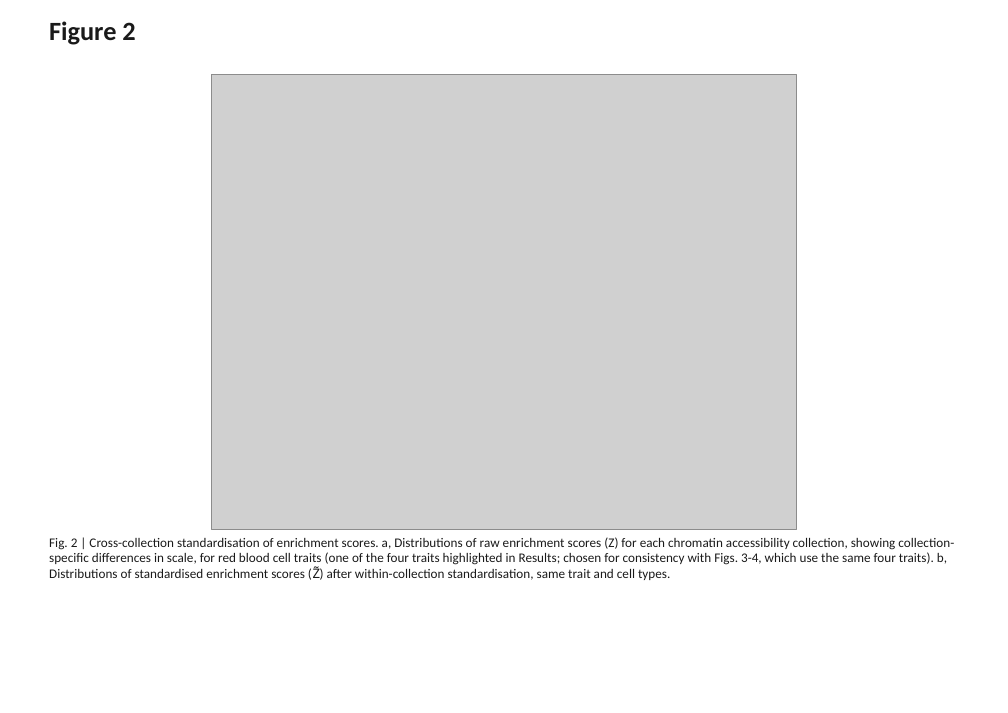
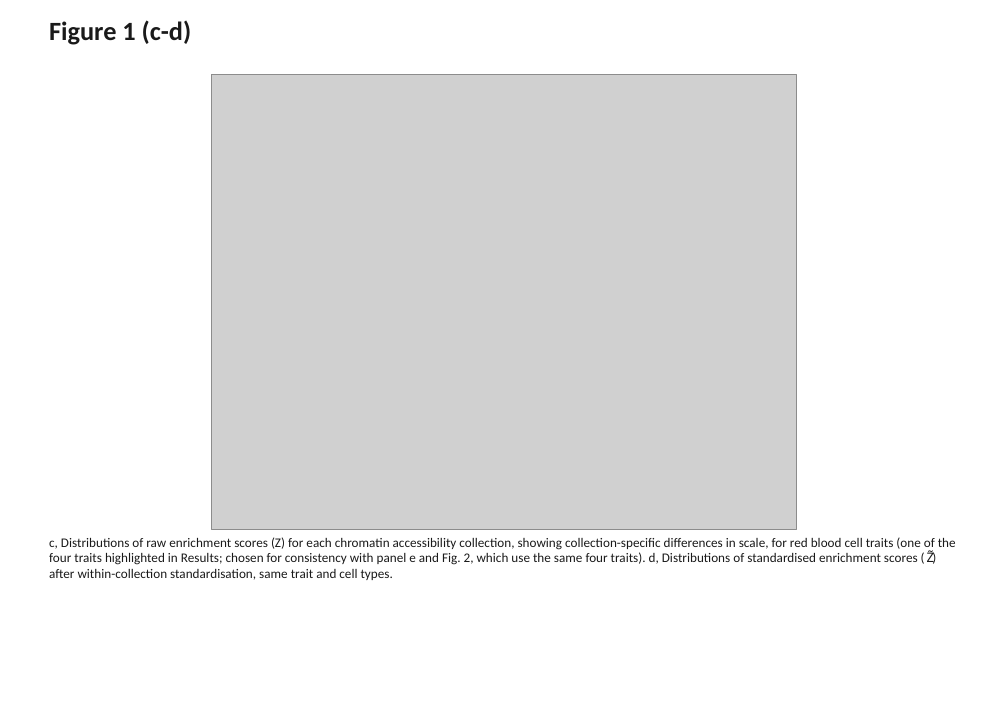
Before and after one commit to Genome-Function-Initiative-Oxford/CREST-GV, a slide deck: slide 2 of paper_analysis/figures/CREST-GV_main_figures.pptx. Drawn at 1008x713 pixels with LibreOffice and Linux fonts; fonts in the diff are those of the drawing; grey boxes stand for pictures. Boxes give left, top, right and bottom in pixels: in the first picture for what was removed or moved away, otherwise in the second. Text is boxed around its words. In the diff, an @@ line names an element or a change of style, - is before the commit and + after.

```diff
--- a/paper_analysis/figures/CREST-GV_main_figures.pptx
+++ b/paper_analysis/figures/CREST-GV_main_figures.pptx
@@ text at (49, 20, 192, 45): text changed @@
-Figure 2
+Figure 1 (c-d)
@@ text at (49, 537, 956, 580): text changed @@
-Fig. 2 | Cross-collection standardisation of enrichment scores. a, Distributions of raw enrichment scores (Z) for each chromatin accessibility collection, showing collection-specific differences in scale, for red blood cell traits (one of the four traits highlighted in Results; chosen for consistency with Figs. 3-4, which use the same four traits). b, Distributions of standardised enrichment scores (Z̃) after within-collection standardisation, same trait and cell types.
+c, Distributions of raw enrichment scores (Z) for each chromatin accessibility collection, showing collection-specific differences in scale, for red blood cell traits (one of the four traits highlighted in Results; chosen for consistency with panel e and Fig. 2, which use the same four traits). d, Distributions of standardised enrichment scores (Z̃) after within-collection standardisation, same trait and cell types.
```
Also in this commit, not shown: 4 other slides changed, 13 other files.
